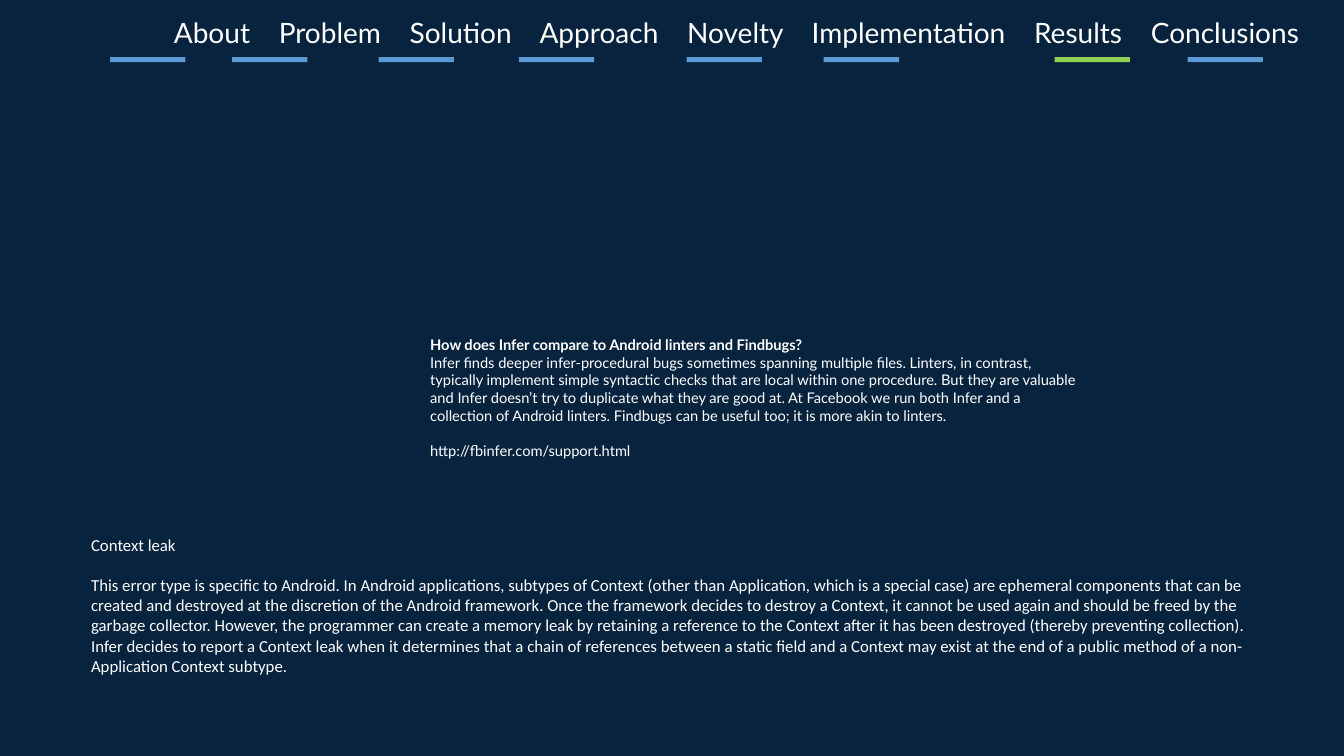
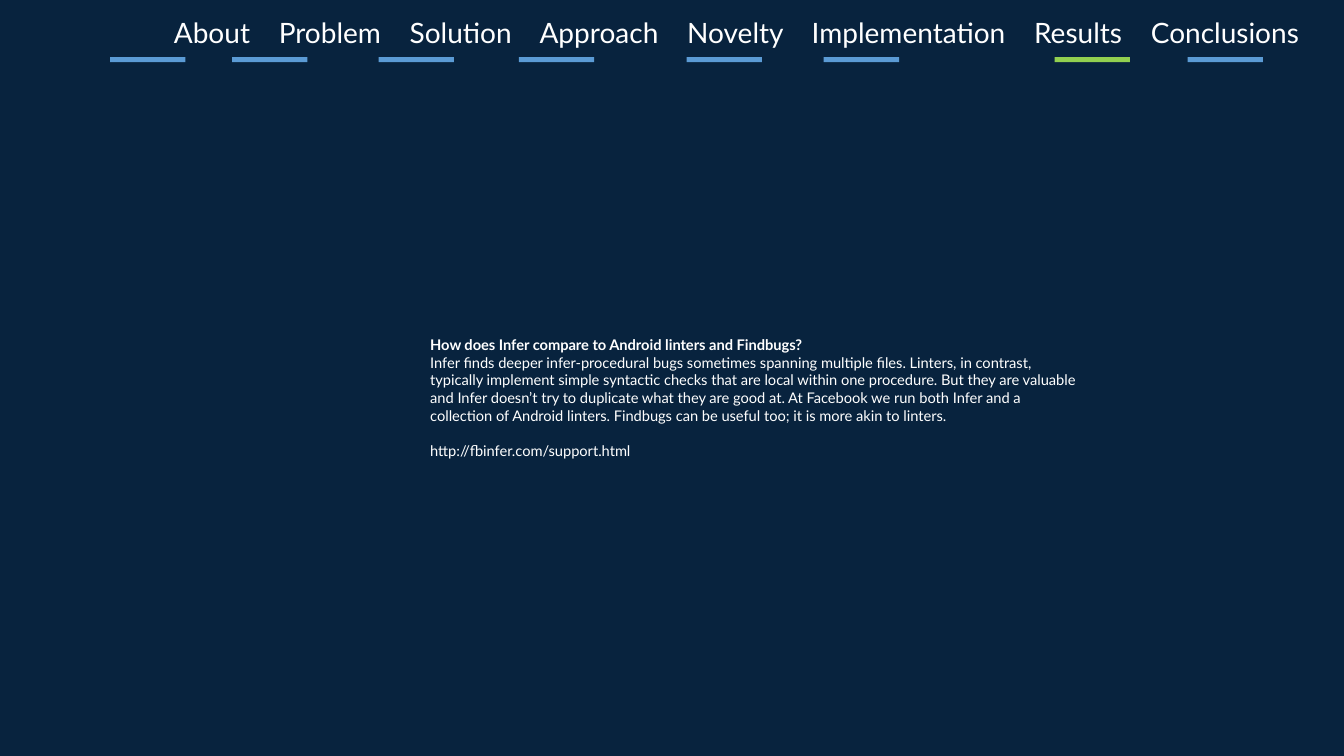
Before and after one commit to jsachs/infer, a slide deck: slide 24 of infeRS/InfeRS.pptx (slide 20 before the commit). Drawn at 1344x756 pixels with LibreOffice and Linux fonts; fonts in the diff are those of the drawing. Boxes give left, top, right and bottom in pixels: in the first picture for what was removed or moved away, otherwise in the second. Text is boxed around its words. In the diff, an @@ line names an element or a change of style, - is before the commit and + after.

```diff
--- a/infeRS/InfeRS.pptx
+++ b/infeRS/InfeRS.pptx
@@ text removed at box(91, 539, 1243, 675) @@
-Context leak
-This error type is specific to Android. In Android applications, subtypes of Context (other than Application, which is a special case) are ephemeral components that can be created and destroyed at the discretion of the Android framework. Once the framework decides to destroy a Context, it cannot be used again and should be freed by the garbage collector. However, the programmer can create a memory leak by retaining a reference to the Context after it has been destroyed (thereby preventing collection).
-Infer decides to report a Context leak when it determines that a chain of references between a static field and a Context may exist at the end of a public method of a non-Application Context subtype.
```
Also in this commit, not shown: 5 other slides changed, 4 slides added, 1 other file.
